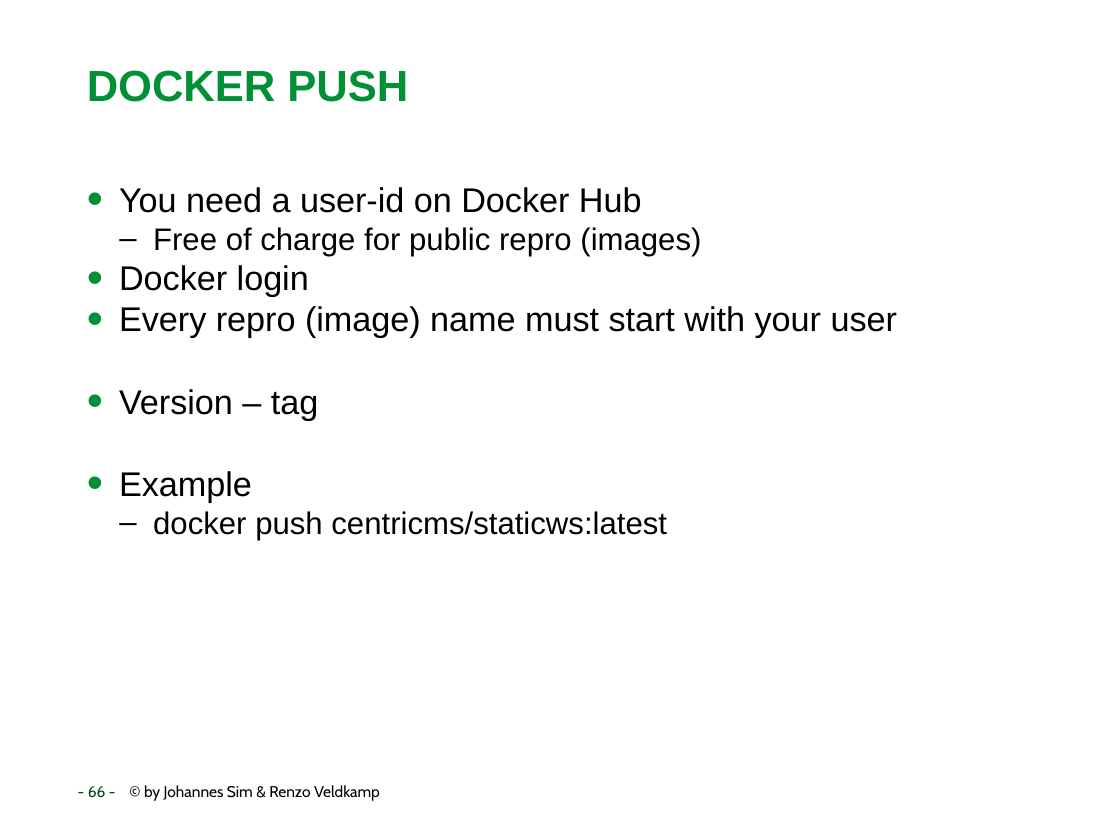
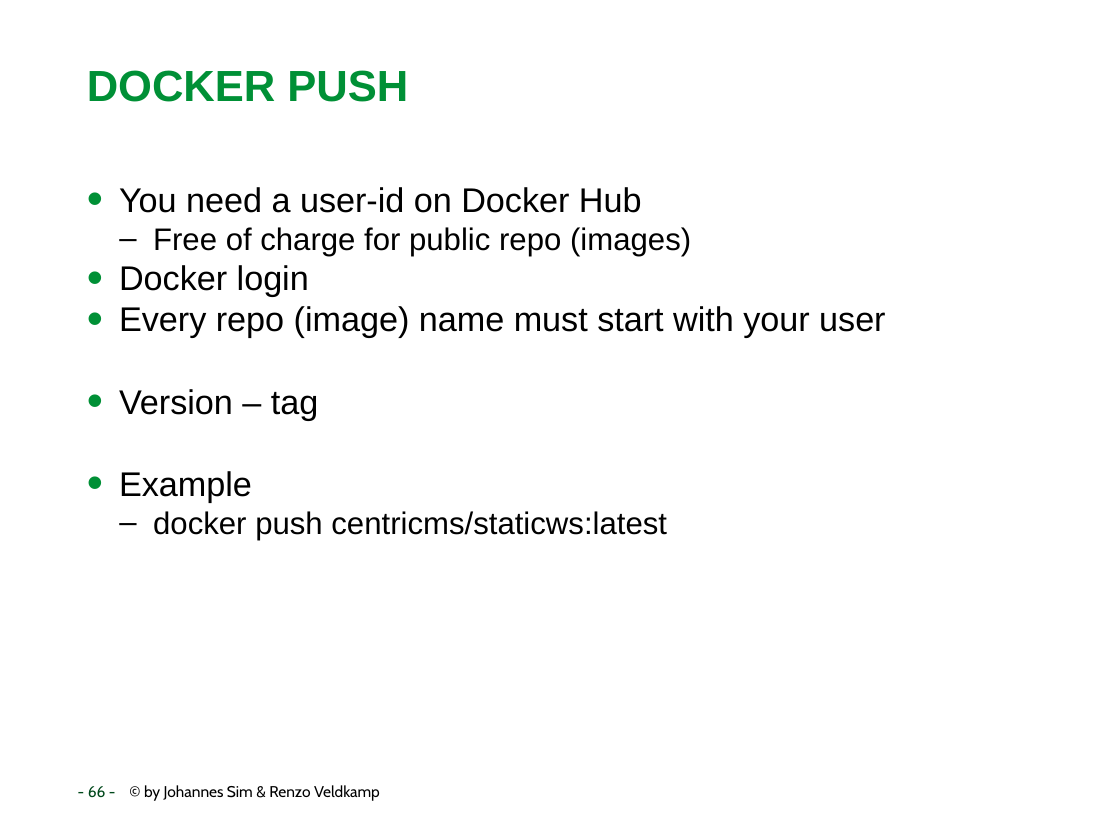
Before and after one commit to RenzoVeldkamp/MicroContainer, a slide deck: slide 66 of Presentatie/Docker101.pptx. Drawn at 1120x840 pixels with LibreOffice and Linux fonts; fonts in the diff are those of the drawing; background and template pictures are left out. Boxes give left, top, right and bottom in pixels: in the first picture for what was removed or moved away, otherwise in the second. Text is boxed around its words. In the diff, an @@ line names an element or a change of style, - is before the commit and + after.

Commit message:
Docker101 1.0

```diff
--- a/Presentatie/Docker101.pptx
+++ b/Presentatie/Docker101.pptx
@@ text at box(153, 227, 691, 256): text changed @@
-  – Free of charge for public repro (images)
+  – Free of charge for public repo (images)
@@ text at box(119, 306, 885, 338): text changed @@
-• Every repro (image) name must start with your user
+• Every repo (image) name must start with your user
```
Also in this commit, not shown: 30 other slides changed, 1 slide added, 10 slides removed.
